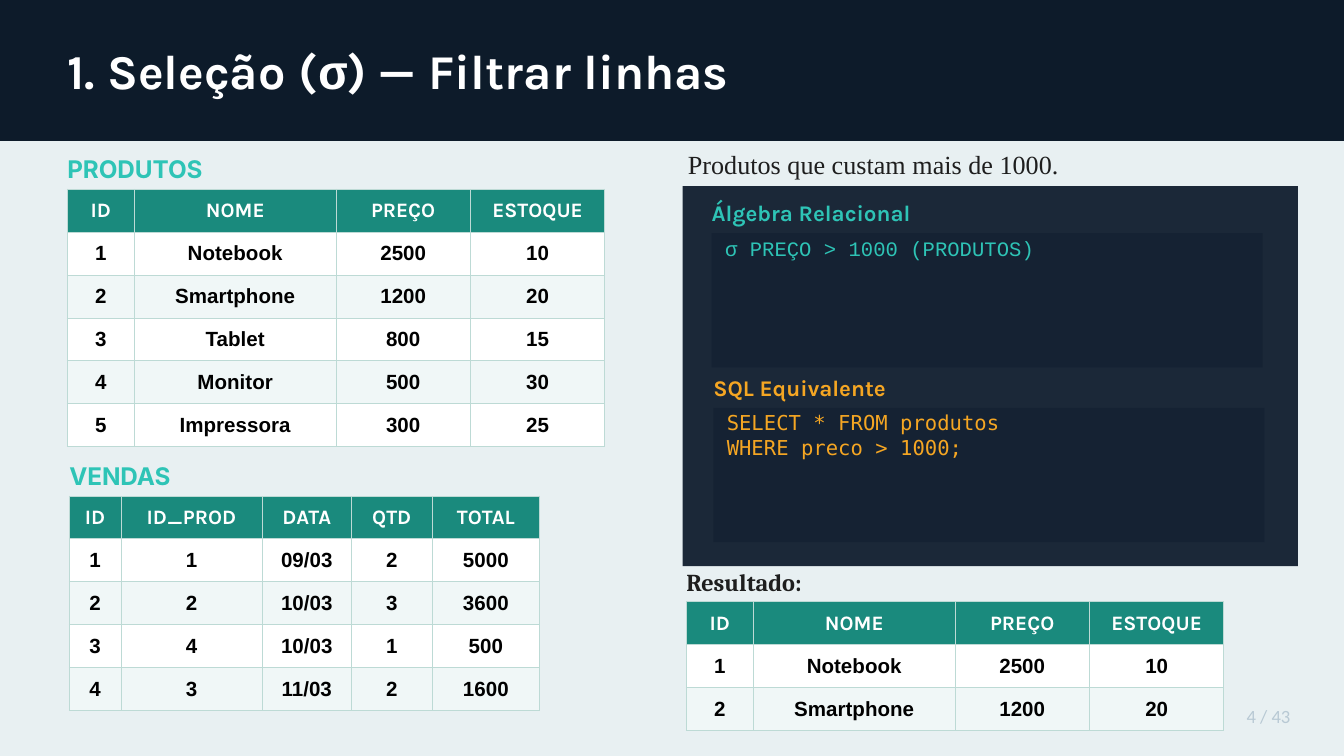
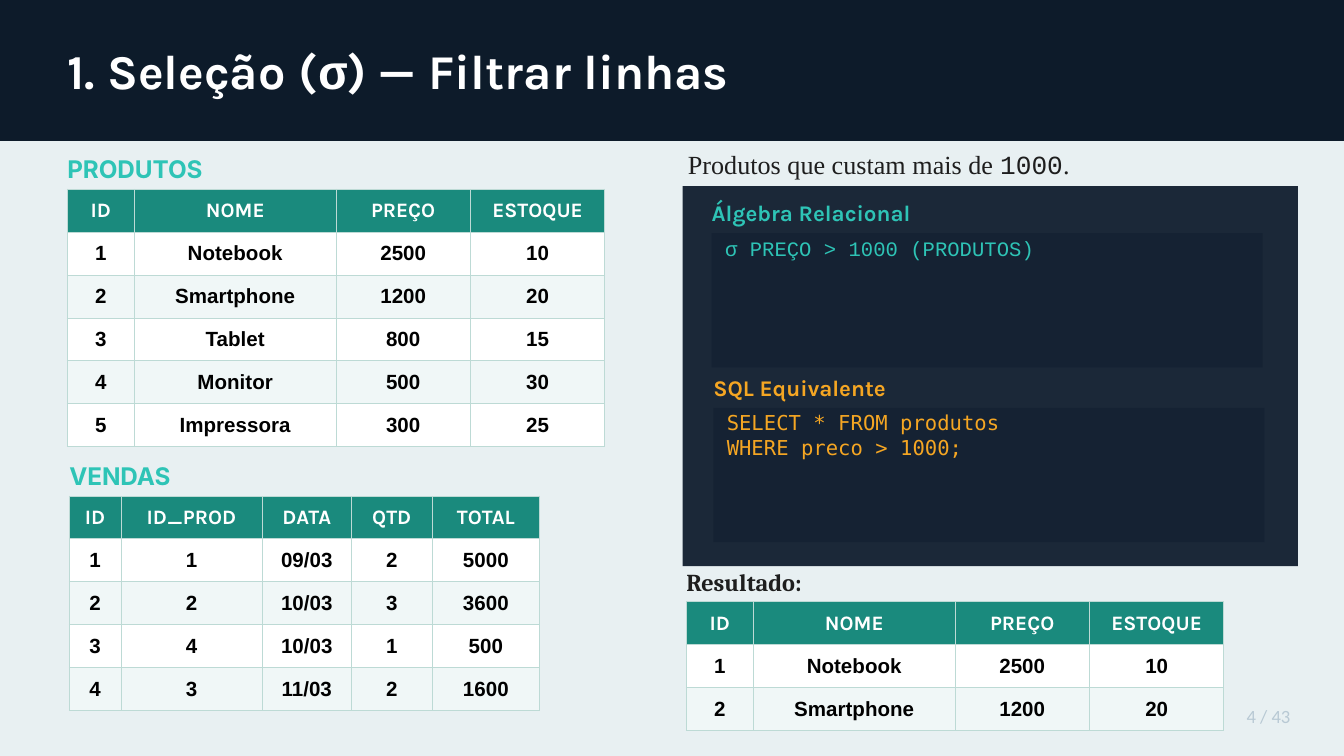
Before and after one commit to patrickaraujo/disc_BD, a slide deck: slide 4 of ARQ09/Bloco1/Algebra_Relacional_Teoria_e_Exercicios_v2.odp. Drawn at 1344x756 pixels with LibreOffice and Linux fonts; fonts in the diff are those of the drawing. Boxes give left, top, right and bottom in pixels: in the first picture for what was removed or moved away, otherwise in the second. Text is boxed around its words. In the diff, an @@ line names an element or a change of style, - is before the commit and + after.

```diff
--- a/ARQ09/Bloco1/Algebra_Relacional_Teoria_e_Exercicios_v2.odp
+++ b/ARQ09/Bloco1/Algebra_Relacional_Teoria_e_Exercicios_v2.odp
@@ text "Produtos que custam mais de ..." at bbox=[688, 156, 1069, 180]: font Times New Roman to Courier New in "1000." @@
```
Also in this commit, not shown: 11 other slides changed, 1 other file.
